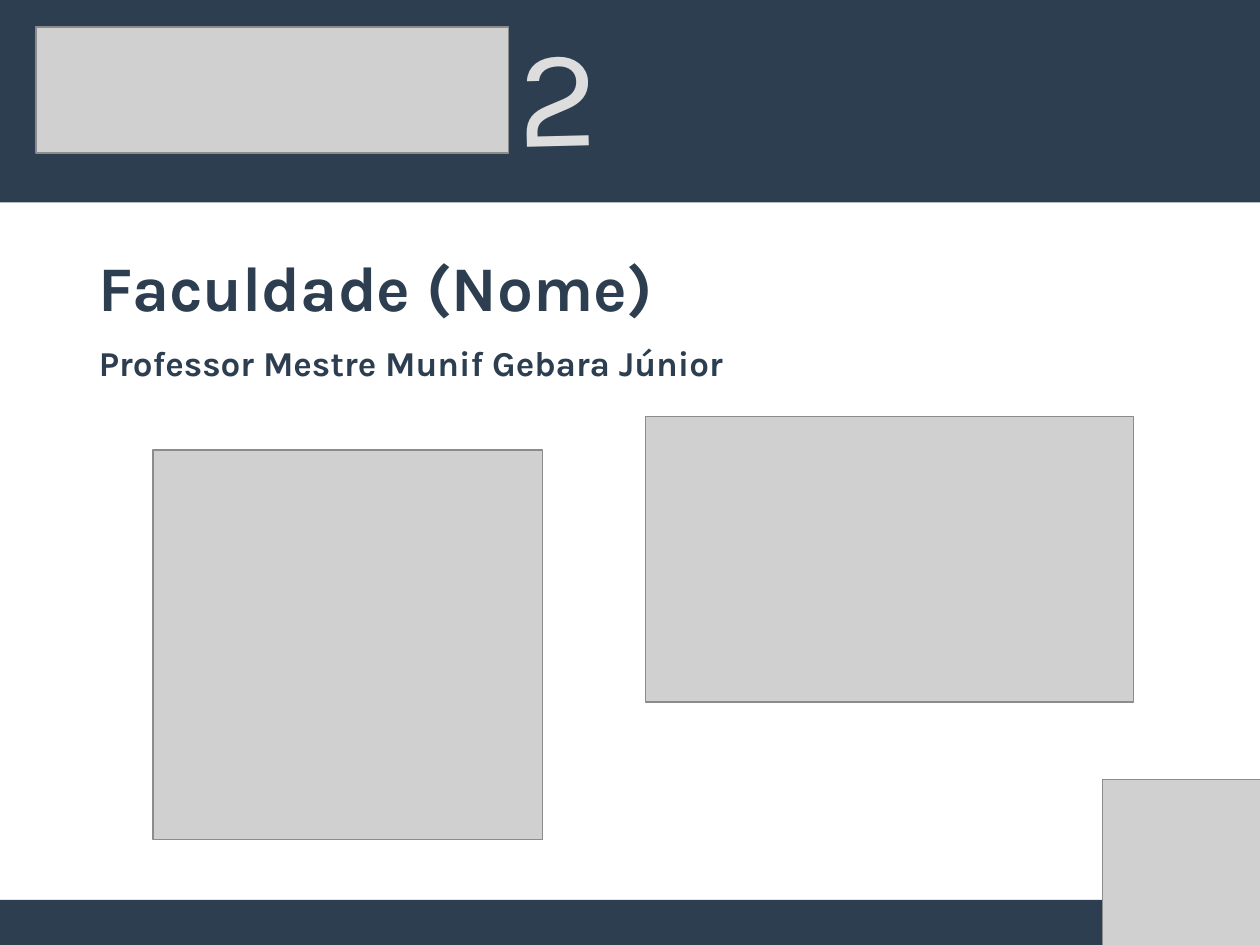
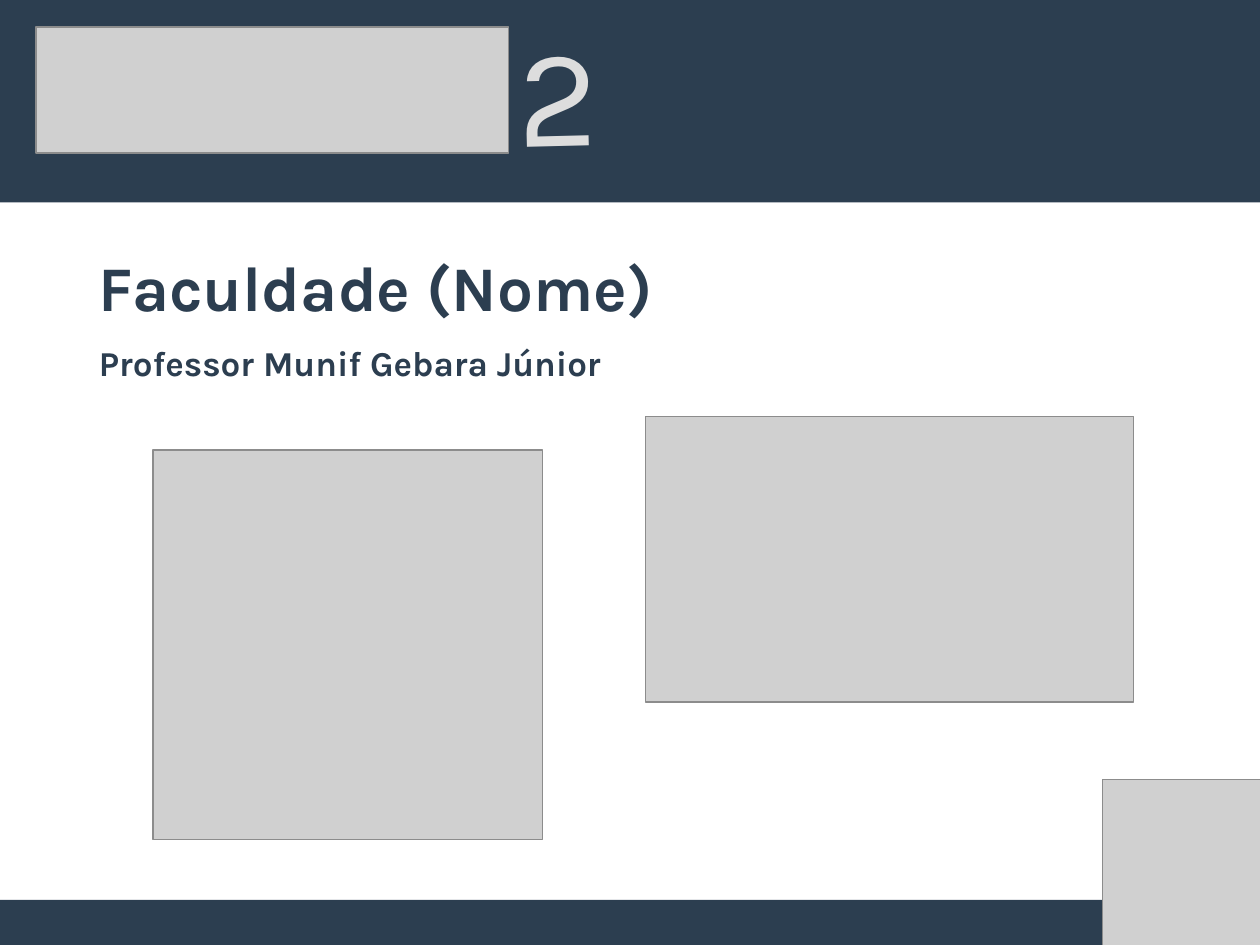
Before and after one commit to willianmarquesfreire/AulasAngular2, a slide deck: slide 1 of Slides.odp. Drawn at 1260x945 pixels with LibreOffice and Linux fonts; fonts in the diff are those of the drawing; grey boxes stand for pictures. Boxes give left, top, right and bottom in pixels: in the first picture for what was removed or moved away, otherwise in the second. Text is boxed around its words. In the diff, an @@ line names an element or a change of style, - is before the commit and + after.

```diff
--- a/Slides.odp
+++ b/Slides.odp
@@ text at (99, 348, 601, 377): text changed @@
-Professor Mestre Munif Gebara Júnior
+Professor Munif Gebara Júnior
```
Also in this commit, not shown: 14 other files.
